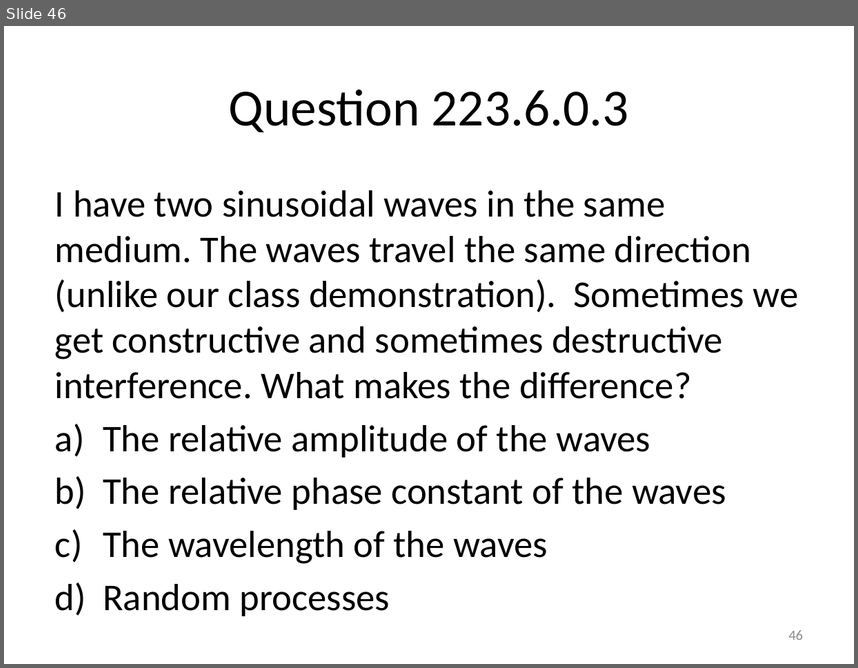
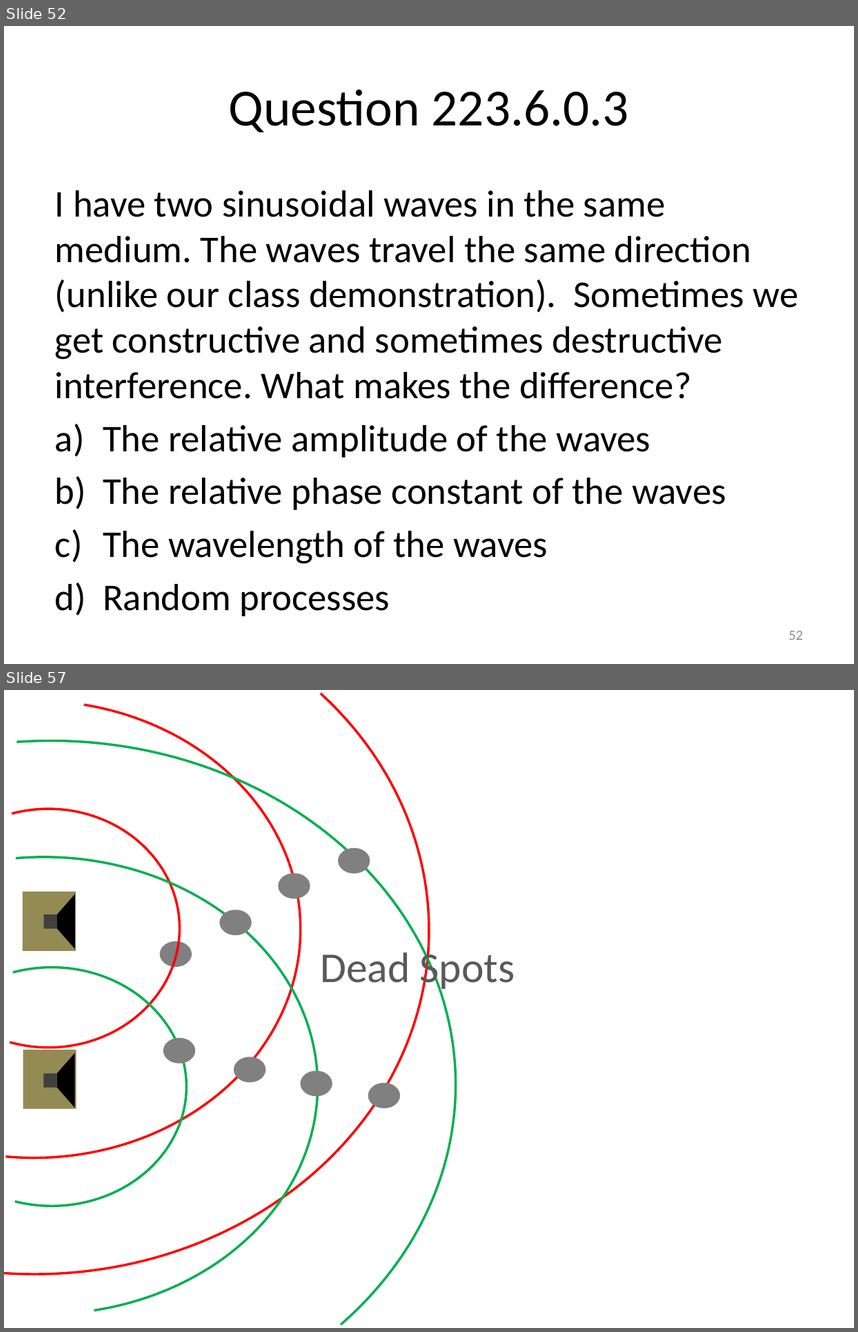
Before and after one commit to rtlines/Introductory-Physics-II, a slide deck: Lecture_Slides/PH 123 Lecture 06.pptx. Shown one above the other, each under a label of ours: slide 46 before the commit, slides 52 and 57 after it; the slides between them are not shown. The pictures are 858x668 and 858x1332 pixels, drawn with LibreOffice and Linux fonts; fonts in the diff are those of the drawing. Boxes give left, top, right and bottom in pixels: in the first picture for what was removed or moved away, otherwise in the second. Text is boxed around its words. In the diff, an @@ line names an element or a change of style, - is before the commit and + after.

Commit message:
worked on lectures 8 and 9 slides and text

```diff
--- a/Lecture_Slides/PH 123 Lecture 06.pptx
+++ b/Lecture_Slides/PH 123 Lecture 06.pptx
@@ slide 57 added at bbox=[4, 690, 854, 1328], background #FFFFFF @@
@@ arc (boxed as its full ellipse) added at bbox=[4, 690, 429, 1274], outline #FF0000 2 pt @@
@@ arc (boxed as its full ellipse) added at bbox=[4, 701, 301, 1158], outline #FF0000 2 pt @@
@@ arc (boxed as its full ellipse) added at bbox=[4, 741, 456, 1328], outline #00B050 2 pt @@
@@ arc (boxed as its full ellipse) added at bbox=[4, 809, 180, 1048], outline #FF0000 2 pt @@
@@ ellipse added at bbox=[338, 848, 370, 874], fill #808080 @@
@@ arc (boxed as its full ellipse) added at bbox=[4, 856, 318, 1314], outline #00B050 2 pt @@
@@ ellipse added at bbox=[278, 873, 310, 898], fill #808080 @@
@@ rectangle added at bbox=[23, 891, 75, 951], fill #948A54 @@
@@ trapezoid added at bbox=[57, 894, 75, 949], fill #000000 @@
@@ rectangle added at bbox=[43, 914, 57, 929], fill #404040 @@
@@ ellipse added at bbox=[220, 909, 252, 935], fill #808080 @@
@@ ellipse added at bbox=[159, 940, 192, 966], fill #808080 @@
@@ text added at bbox=[320, 947, 515, 992], 36 pt, text #595959 @@
+Dead Spots
@@ arc (boxed as its full ellipse) added at bbox=[4, 967, 187, 1206], outline #00B050 2 pt @@
@@ ellipse added at bbox=[163, 1038, 195, 1063], fill #808080 @@
@@ rectangle added at bbox=[23, 1049, 75, 1109], fill #948A54 @@
@@ trapezoid added at bbox=[57, 1052, 75, 1107], fill #000000 @@
@@ ellipse added at bbox=[234, 1056, 266, 1082], fill #808080 @@
@@ rectangle added at bbox=[43, 1074, 56, 1087], fill #404040 @@
@@ ellipse added at bbox=[301, 1071, 333, 1096], fill #808080 @@
@@ ellipse added at bbox=[368, 1083, 400, 1108], fill #808080 @@
@@ what was slide 46 is now slide 52 @@
@@ page number at bbox=[789, 630, 803, 639]: text changed @@
-46
+52
```
Also in this commit, not shown: 32 other slides added, 8 other files.
